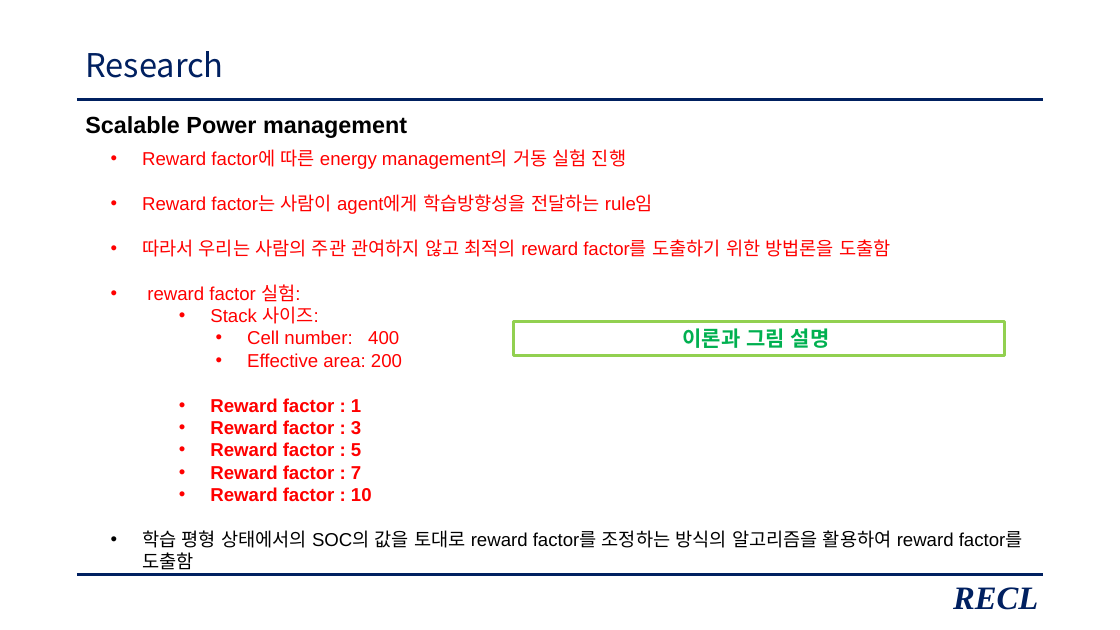
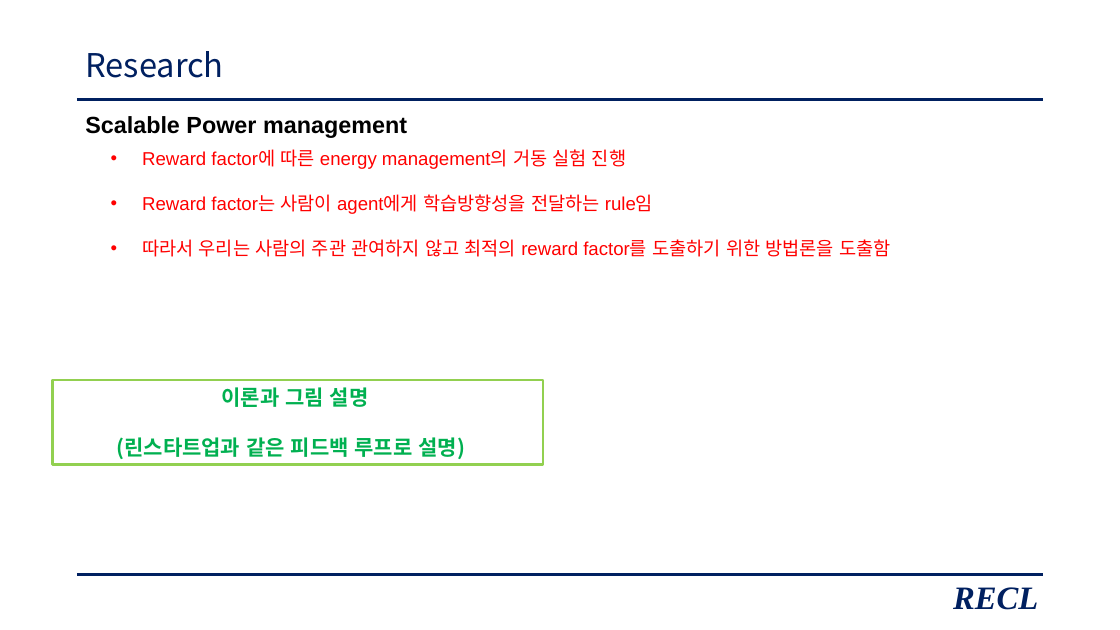
Before and after one commit to zidane89/experiment, a slide deck: slide 31 of 발표자료_중안2.pptx. Drawn at 1120x630 pixels with LibreOffice and Linux fonts; fonts in the diff are those of the drawing. Boxes give left, top, right and bottom in pixels: in the first picture for what was removed or moved away, otherwise in the second. Text is boxed around its words. In the diff, an @@ line names an element or a change of style, - is before the commit and + after.

```diff
--- a/발표자료_중안2.pptx
+++ b/발표자료_중안2.pptx
@@ text at (x1=142, y1=284, x2=1023, y2=574): paragraphs removed @@
-• reward factor 실험:
-  • Stack 사이즈:
-    • Cell number: 400
-    • Effective area: 200
-  • Reward factor : 1
-  • Reward factor : 3
-  • Reward factor : 5
-  • Reward factor : 7
-  • Reward factor : 10
-• 학습 평형 상태에서의 SOC의 값을 토대로 reward factor를 조정하는 방식의 알고리즘을 활용하여 reward factor를 도출함
@@ rectangle "이론과 그림 설명 (린스타트업과 같은 ..." resized from (x1=513, y1=322, x2=1004, y2=355) to (x1=52, y1=380, x2=543, y2=465) @@
@@ text in rectangle at (x1=116, y1=387, x2=465, y2=459): text changed @@
-이론과 그림 설명
+이론과 그림 설명
+(린스타트업과 같은 피드백 루프로 설명)
```
Also in this commit, not shown: 2 other slides changed.
